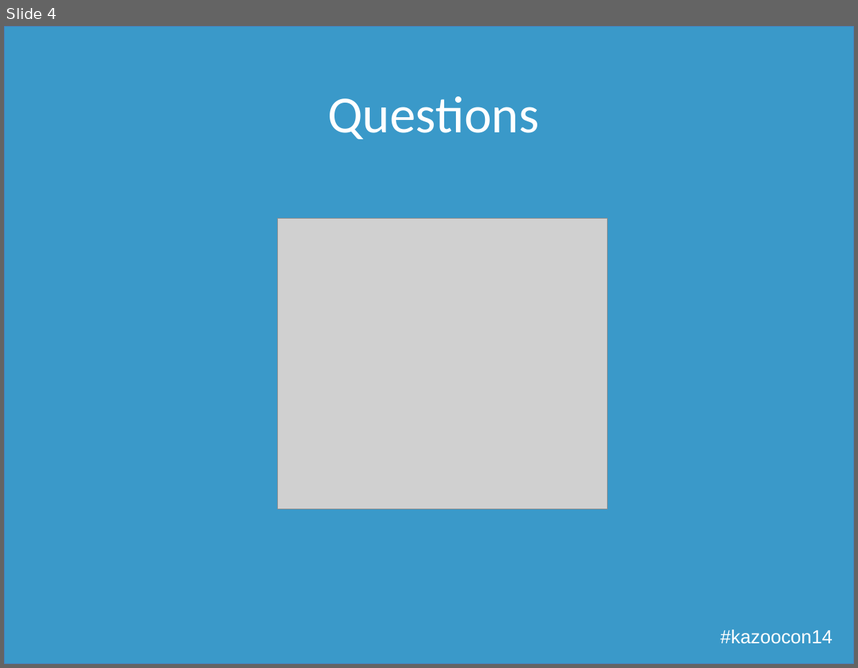
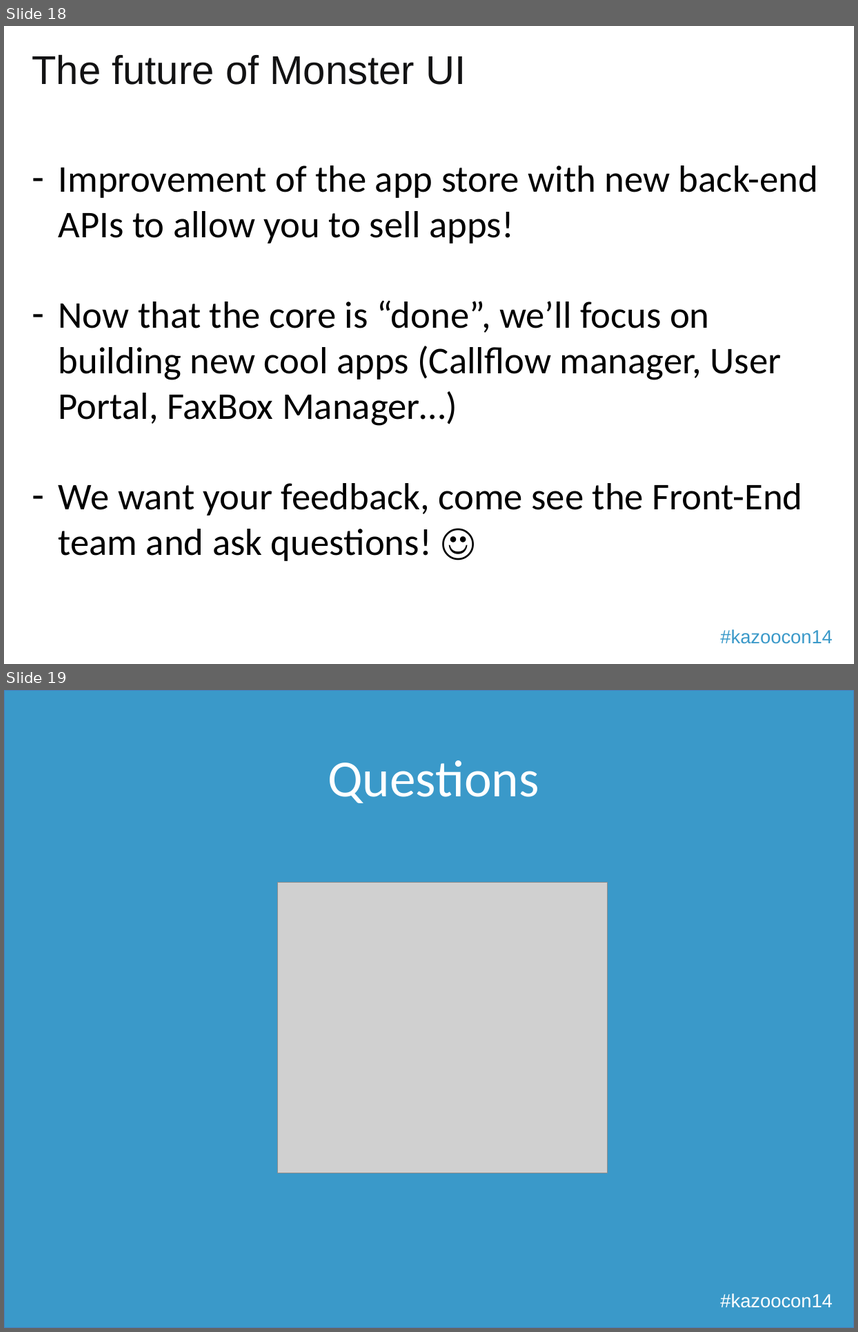
Before and after one commit to 2600hz/monster-ui, a slide deck: apps/demo_done/presentation.pptx. Shown one above the other, each under a label of ours: slide 4 before the commit, slides 18 and 19 after it. The pictures are 858x668 and 858x1332 pixels, drawn with LibreOffice and Linux fonts; fonts in the diff are those of the drawing; grey boxes stand for pictures; background and template pictures are left out; a plain dark background stands for a picture behind light text. Boxes give left, top, right and bottom in pixels: in the first picture for what was removed or moved away, otherwise in the second. Text is boxed around its words. In the diff, an @@ line names an element or a change of style, - is before the commit and + after.

```diff
--- a/apps/demo_done/presentation.pptx
+++ b/apps/demo_done/presentation.pptx
@@ slide 18 added at <box>4,26,854,664</box>, background picture (left out) @@
@@ title added at <box>32,55,466,85</box>, 34 pt, text #121213 @@
+The future of Monster UI
@@ text added at <box>59,165,818,561</box>, 32 pt, text #000000 @@
+– Improvement of the app store with new back-end APIs to allow you to sell apps!
+– Now that the core is “done”, we’ll focus on building new cool apps (Callflow manager, User Portal, FaxBox Manager…)
+– We want your feedback, come see the Front-End team and ask questions! ☺
@@ text added at <box>720,629,832,644</box>, 16 pt, text #3A99C9 @@
+#kazoocon14
@@ what was slide 4 is now slide 19 @@
```
Also in this commit, not shown: 2 slides changed, 15 other slides added, 1 slide removed.
